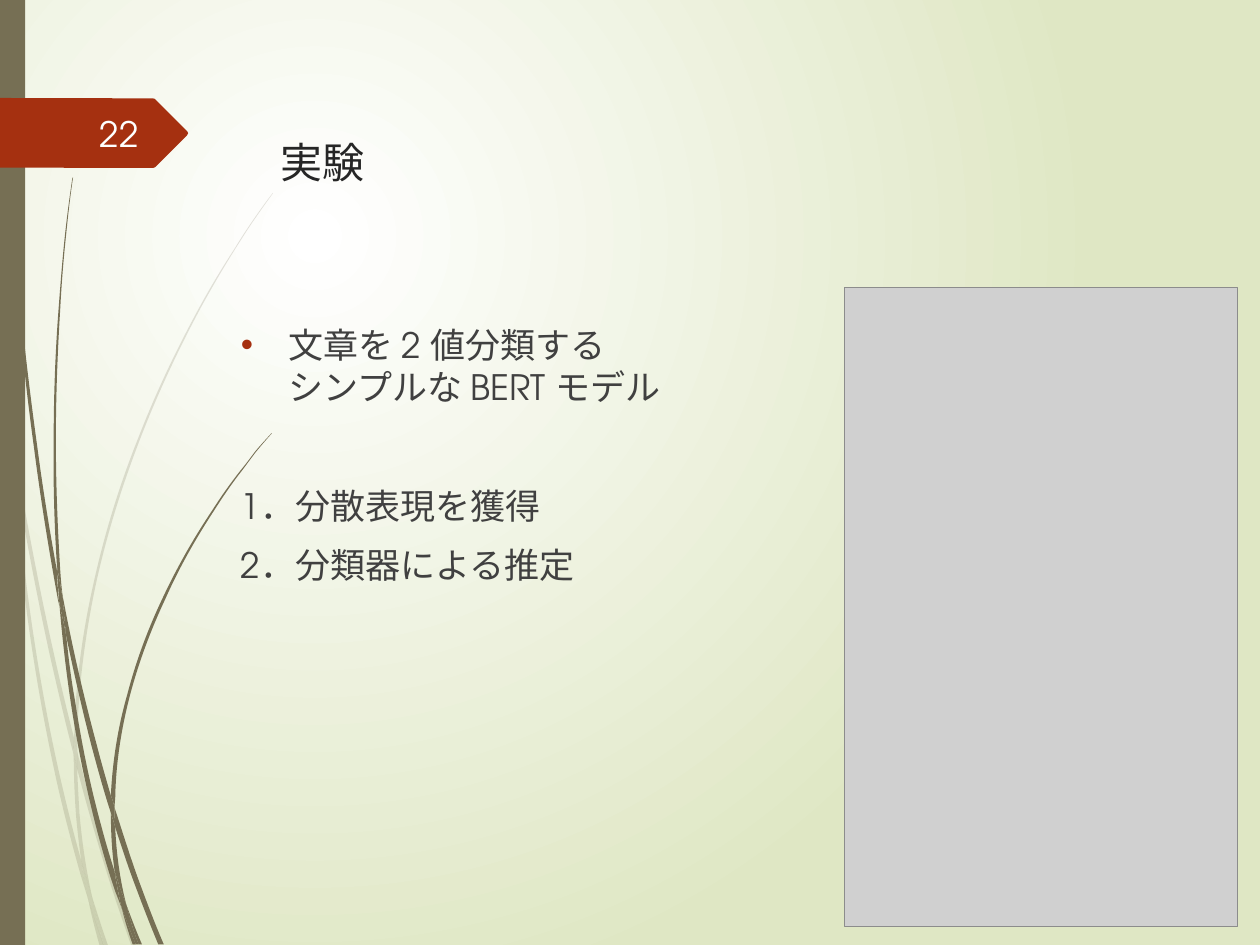
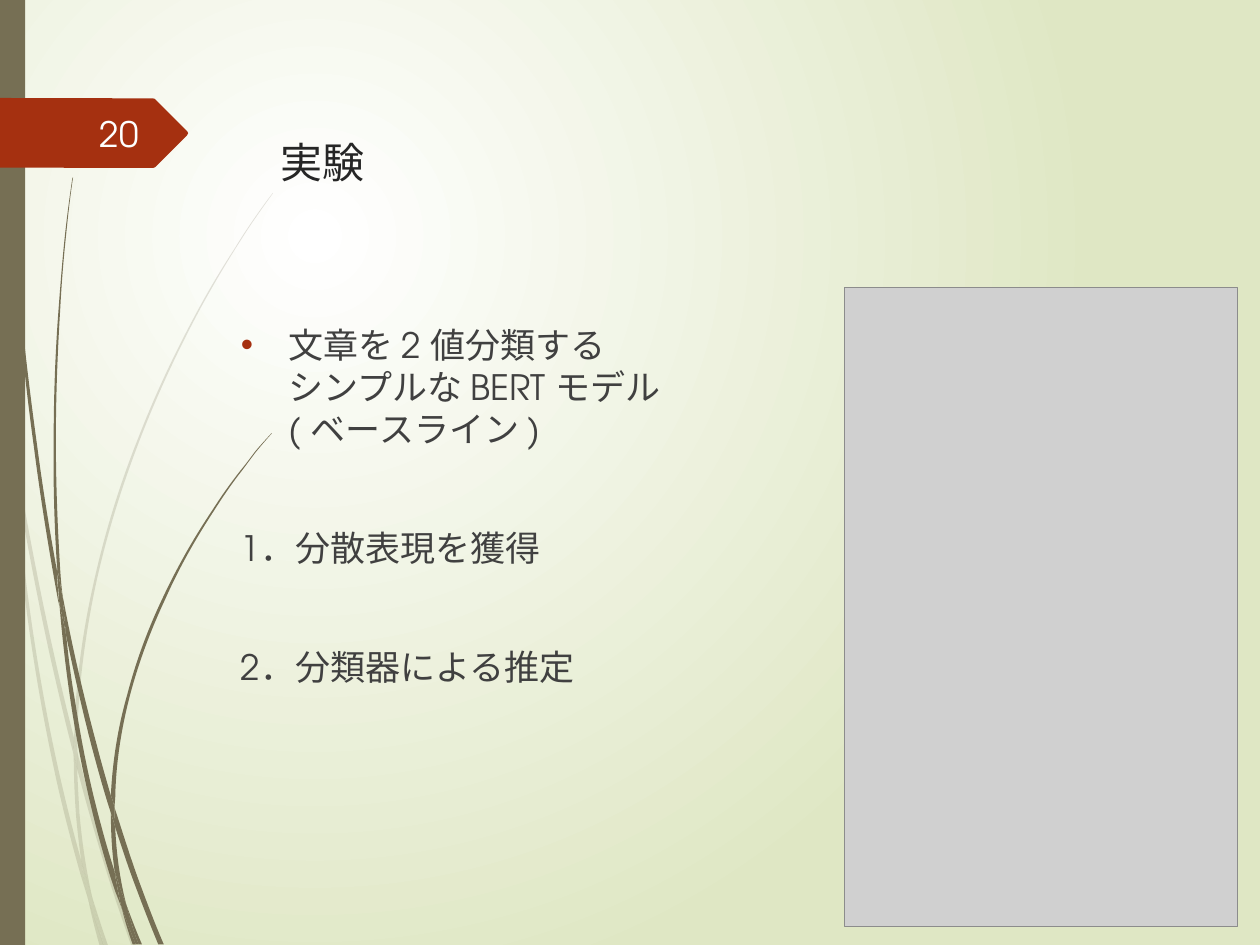
Before and after one commit to yuuki-kusumoto/kusumoto, a slide deck: slide 20 of 2021_prsn_2nd/後期研究発表会.pptx (slide 22 before the commit). Drawn at 1260x945 pixels with LibreOffice and Linux fonts; fonts in the diff are those of the drawing; grey boxes stand for pictures. Boxes give left, top, right and bottom in pixels: in the first picture for what was removed or moved away, otherwise in the second. Text is boxed around its words. In the diff, an @@ line names an element or a change of style, - is before the commit and + after.

```diff
--- a/2021_prsn_2nd/後期研究発表会.pptx
+++ b/2021_prsn_2nd/後期研究発表会.pptx
@@ page number at (100, 120, 139, 148): text changed @@
-22
+20
@@ text at (288, 328, 660, 443): text changed @@
-• 文章を 2 値分類する
-  シンプルな BERT モデル
+• 文章を 2 値分類する
+  シンプルな BERT モデル
+  ( ベースライン )
```
Also in this commit, not shown: 28 other slides changed, 2 slides added, 1 slide removed, 1 other file.
